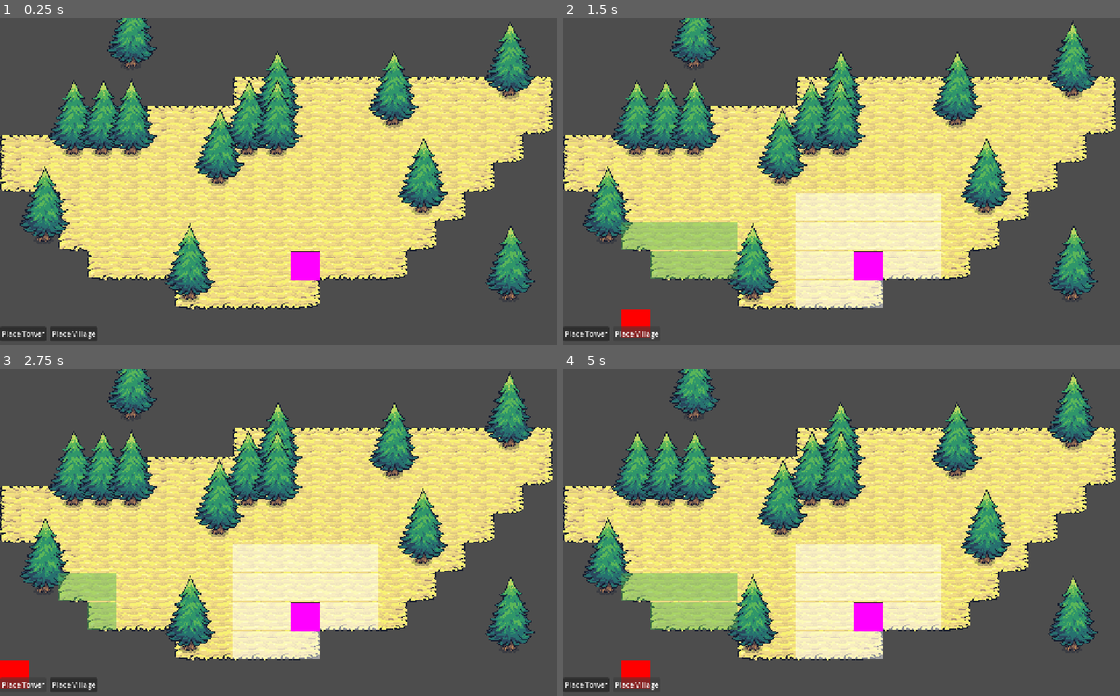
Above: before the commit, frames 1-4 (two rows, left to right).
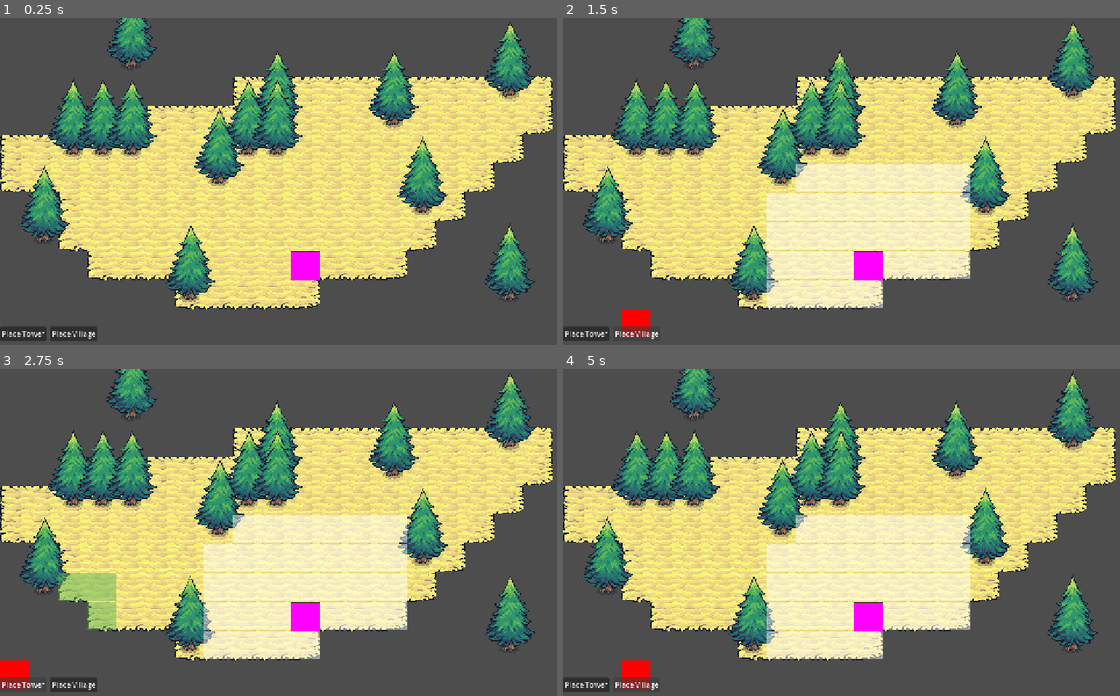
Above: after the commit, the same moments.

Repository: fkemeh18/grid-demo
Game: Godot game, scene res://Scenes/main.tscn
Two runs of this game, one before a commit and one after it. Both use one fixed random seed, a clock stepped at 60 frames per second and the inputs below.
Inputs:
- Up to frame 1 (0.25 s): no input
- Up to frame 2 (1.5 s): click "Place Tower" at 0.5 s; click "Place Village" at 1.25 s
- Up to frame 3 (2.75 s): click "Place Tower" at 2 s
- Up to frame 4 (5 s): click "Place Village" at 2.75 s; click "Place Tower" at 3.5 s; click "Place Village" at 4.25 s

The runs differ from the first frame. In frame 1, 3.0% of the frame differs, in the area x 3-97%, y 0-87%; in frame 2, 12%; in frame 3, 8.5%; in frame 4, 12%, in the area x 3-97%, y 0-89%.

Commit message:
Resource Update
Added custom resources for the buildings in order to make the game run smoother and to set up for the resource radius coming in the next update

Diff:
--- /dev/null
+++ b/Resources/Custom/Buildings/base_building.tres
@@ -0,0 +1,10 @@
+[gd_resource type="Resource" script_class="BuildingResource" format=3 uid="uid://b2jd8fo0dysq7"]
+
+[ext_resource type="PackedScene" uid="uid://fm74f8qhflqi" path="res://Scenes/Buildings/b-base.tscn" id="1_py6ng"]
+[ext_resource type="Script" uid="uid://dj3x22bpxcd2v" path="res://Scripts/ResourceScripts/Buildings/building_resource.gd" id="2_hm4v7"]
+
+[resource]
+script = ExtResource("2_hm4v7")
+buildable_radius = 3
+building_scene = ExtResource("1_py6ng")
+metadata/_custom_type_script = "uid://dj3x22bpxcd2v"
--- /dev/null
+++ b/Resources/Custom/Buildings/tower.tres
@@ -0,0 +1,10 @@
+[gd_resource type="Resource" script_class="BuildingResource" format=3 uid="uid://dy1cir41tjt3f"]
+
+[ext_resource type="PackedScene" uid="uid://buhxelu7r53sk" path="res://Scenes/Buildings/tower.tscn" id="1_tjdwm"]
+[ext_resource type="Script" uid="uid://dj3x22bpxcd2v" path="res://Scripts/ResourceScripts/Buildings/building_resource.gd" id="2_gayef"]
+
+[resource]
+script = ExtResource("2_gayef")
+buildable_radius = 3
+building_scene = ExtResource("1_tjdwm")
+metadata/_custom_type_script = "uid://dj3x22bpxcd2v"
--- /dev/null
+++ b/Resources/Custom/Buildings/village.tres
@@ -0,0 +1,10 @@
+[gd_resource type="Resource" script_class="BuildingResource" format=3 uid="uid://clq04tbn1cvrs"]
+
+[ext_resource type="PackedScene" uid="uid://dyuy6eeuqg57a" path="res://Scenes/Buildings/village.tscn" id="1_o6tr1"]
+[ext_resource type="Script" uid="uid://dj3x22bpxcd2v" path="res://Scripts/ResourceScripts/Buildings/building_resource.gd" id="1_xj1b2"]
+
+[resource]
+script = ExtResource("1_xj1b2")
+resource_radius = 3
+building_scene = ExtResource("1_o6tr1")
+metadata/_custom_type_script = "uid://dj3x22bpxcd2v"
--- a/Scenes/Buildings/b-base.tscn
+++ b/Scenes/Buildings/b-base.tscn
@@ -9,7 +9,7 @@
 y_sort_enabled = true
 
 [node name="BuildingComponent" parent="." unique_id=1013691913 instance=ExtResource("1_fumir")]
-build_radius = 2
+building_resource_path = "uid://b2jd8fo0dysq7"
 
 [node name="Sprite2D" type="Sprite2D" parent="." unique_id=1096469903]
 position = Vector2(32, 32)
--- a/Scenes/Buildings/tower.tscn
+++ b/Scenes/Buildings/tower.tscn
@@ -7,7 +7,7 @@
 y_sort_enabled = true
 
 [node name="BuildingComponent" parent="." unique_id=1013691913 instance=ExtResource("1_wnsun")]
-build_radius = 3
+building_resource_path = "uid://dy1cir41tjt3f"
 
 [node name="Sprite2D" type="Sprite2D" parent="." unique_id=774024146]
 position = Vector2(32, 32)
--- a/Scenes/Buildings/village.tscn
+++ b/Scenes/Buildings/village.tscn
@@ -7,6 +7,7 @@
 y_sort_enabled = true
 
 [node name="BuildingComponent" parent="." unique_id=1013691913 instance=ExtResource("1_qhwf0")]
+building_resource_path = "uid://clq04tbn1cvrs"
 
 [node name="Sprite2D" type="Sprite2D" parent="." unique_id=1782390496]
 position = Vector2(32, 32)
--- a/Scenes/main.tscn
+++ b/Scenes/main.tscn
@@ -1,13 +1,13 @@
 [gd_scene format=4 uid="uid://c6qn3ovk2nvmt"]
 
 [ext_resource type="Script" uid="uid://cr4op28xqfrab" path="res://Scripts/main.gd" id="1_8gbba"]
-[ext_resource type="PackedScene" uid="uid://buhxelu7r53sk" path="res://Scenes/Buildings/tower.tscn" id="2_hptm8"]
+[ext_resource type="Resource" uid="uid://dy1cir41tjt3f" path="res://Resources/Custom/Buildings/tower.tres" id="2_hptm8"]
 [ext_resource type="Texture2D" uid="uid://daqsd41ipt77n" path="res://Assets/Tiles/red cube.png" id="2_jjvhh"]
-[ext_resource type="TileSet" uid="uid://cv4rfmwn0q5k7" path="res://Resources/terrain_tileset.tres" id="3_6bp64"]
-[ext_resource type="PackedScene" uid="uid://dyuy6eeuqg57a" path="res://Scenes/Buildings/village.tscn" id="3_d1ilt"]
+[ext_resource type="TileSet" uid="uid://cv4rfmwn0q5k7" path="res://Resources/Tiles/terrain_tileset.tres" id="3_6bp64"]
+[ext_resource type="Resource" uid="uid://clq04tbn1cvrs" path="res://Resources/Custom/Buildings/village.tres" id="3_d1ilt"]
 [ext_resource type="Script" uid="uid://c363mum1vdtvy" path="res://Scripts/TileMapLayers/base_tile_map_layer.gd" id="3_kry3j"]
 [ext_resource type="Script" uid="uid://dvskfcvyxqcil" path="res://Scripts/TileMapLayers/highlight_tile_map_l.gd" id="4_21xkr"]
-[ext_resource type="TileSet" uid="uid://cl0lir1ju5mss" path="res://Resources/highlight_tileset.tres" id="5_kry3j"]
+[ext_resource type="TileSet" uid="uid://cl0lir1ju5mss" path="res://Resources/Tiles/highlight_tileset.tres" id="5_kry3j"]
 [ext_resource type="PackedScene" uid="uid://dy2cptdx8fjs0" path="res://Scenes/Mgmt/grid_manager.tscn" id="8_ynf5e"]
 [ext_resource type="PackedScene" uid="uid://bcuopf3tu5kdd" path="res://Scenes/Mgmt/button_manager.tscn" id="9_hptm8"]
 [ext_resource type="PackedScene" uid="uid://fm74f8qhflqi" path="res://Scenes/Buildings/b-base.tscn" id="10_hptm8"]
@@ -23,8 +23,8 @@
 
 [node name="Main" type="Node" unique_id=753930638 node_paths=PackedStringArray("_grid_manager", "_button_manager", "_y_sort_root")]
 script = ExtResource("1_8gbba")
-_tower_scene = ExtResource("2_hptm8")
-_village_scene = ExtResource("3_d1ilt")
+_tower_resource = ExtResource("2_hptm8")
+_village_resource = ExtResource("3_d1ilt")
 _grid_manager = NodePath("Management/GridManager")
 _button_manager = NodePath("Management/ButtonManager")
 _y_sort_root = NodePath("YSortRoot")
--- a/Scripts/Components/building_component.gd
+++ b/Scripts/Components/building_component.gd
@@ -1,12 +1,17 @@
 class_name BuildingComponent
 extends Node2D
 
+@export_custom(PROPERTY_HINT_FILE,
+				"*.tres") var building_resource_path: String
 @export_custom(PROPERTY_HINT_NONE,"",
-				PROPERTY_USAGE_DEFAULT) var build_radius: int
+				PROPERTY_USAGE_CHECKED) var building_resource: BuildingResource
 
 var bc_name: StringName
 
 func _ready():
+	if building_resource_path != null:
+		building_resource = load(building_resource_path) as BuildingResource
+
 	bc_name = self.name
 	add_to_group(bc_name)
 	var emit := func(): GameEvents.emit_on_building_placed(self)
--- a/Scripts/Management/button_manager.gd
+++ b/Scripts/Management/button_manager.gd
@@ -13,6 +13,7 @@
 		"tower" when not _place_tower_button_active:
 			_resolve_button_pressed(gm, button_type)
 			_place_tower_button_active = true
+			print(_place_tower_button_active)
 		"village" when not _place_village_button_active:
 			_resolve_button_pressed(gm, button_type)
 			_place_village_button_active = true
@@ -36,3 +37,9 @@
 
 	gm._main_tml_._toggle_visibility_on(gm._temp_grid_pos)
 	gm._update_highlight_tiles()
+
+func _active_button_checker() -> bool:
+	match _current_building_type:
+		"tower": return _place_tower_button_active
+		"village": return _place_village_button_active
+		_: return false
--- /dev/null
+++ b/Scripts/ResourceScripts/Buildings/building_resource.gd
@@ -0,0 +1,9 @@
+class_name BuildingResource
+extends Resource
+
+@export_custom(PROPERTY_HINT_NONE,"",
+				PROPERTY_USAGE_DEFAULT) var buildable_radius: int
+@export_custom(PROPERTY_HINT_NONE,"",
+				PROPERTY_USAGE_DEFAULT) var resource_radius: int
+@export_custom(PROPERTY_HINT_NONE,"",
+				PROPERTY_USAGE_DEFAULT) var building_scene: PackedScene
--- a/Scripts/TileMapLayers/highlight_tile_map_l.gd
+++ b/Scripts/TileMapLayers/highlight_tile_map_l.gd
@@ -27,7 +27,7 @@
 func _update_valid_buildable_tiles(comp: BuildingComponent,
 									gm: GridManager) -> void:
 	var grid_tile_pos = comp._get_grid_pos(gm._main_tml_)
-	var radius = comp.build_radius
+	var radius = comp.building_resource.buildable_radius
 	var valid_tiles = _get_valid_tiles_in_radius(grid_tile_pos, radius, gm)
 	var occupied_tiles = _get_occupied_tiles(comp, gm)
 
--- a/Scripts/main.gd
+++ b/Scripts/main.gd
@@ -1,11 +1,13 @@
 class_name Game
 extends Node
 
-@export var _tower_scene: PackedScene
-@export var _village_scene: PackedScene
+@export var _tower_resource: BuildingResource
+@export var _village_resource: BuildingResource
 @export var _grid_manager: GridManager
 @export var _button_manager: ButtonManager
 @export var _y_sort_root: Node2D
+
+var _building_resource: BuildingResource
 
 #deals with setting up pressed signal
 func _ready():
@@ -24,11 +26,13 @@
 
 # passes updated mouse_pos to tile map class for tile
 func _process(delta):
-	if (_button_manager._place_tower_button_active
-			&& (_grid_manager._temp_grid_pos != null ||
-			_grid_manager._temp_grid_pos !=
+	if (_building_resource != null
+			&& _button_manager._active_button_checker()
+			&& (_grid_manager._temp_grid_pos != null
+			|| _grid_manager._temp_grid_pos !=
 			_grid_manager._get_mouse_grid_pos_without_update())):
-		_grid_manager._update_expanded_tiles(_grid_manager._temp_grid_pos, 3)
+		_grid_manager._update_expanded_tiles(_grid_manager._temp_grid_pos,
+			_building_resource.buildable_radius)
 
 #deals with the placement of sprite "building"
 func _place_building() -> void:
@@ -36,15 +40,8 @@
 
 	if _grid_manager._temp_grid_pos == null: return
 
-	match _button_manager._current_building_type:
-		"tower":
-			building = _tower_scene.instantiate() as Node2D
-			_button_manager._building_placed("tower")
-		"village":
-			building = _village_scene.instantiate() as Node2D
-			_button_manager._building_placed("village")
-		_:
-			_button_manager._building_placed("")
+	building = _building_resource.building_scene.instantiate() as Node2D
+	_button_manager._building_placed(_button_manager._current_building_type)
 
 	_y_sort_root.add_child(building)
 	building.global_position = _grid_manager._temp_grid_pos * 64
@@ -56,3 +53,9 @@
 #resolves pressed signal functionality
 func _button_pressed(button: String):
 	_button_manager._button_pressed(_grid_manager, button)
+
+	match button:
+		"tower":
+			_building_resource = _tower_resource
+		"village":
+			_building_resource = _village_resource
Renamed: Resources/highlight_tileset.tres -> Resources/Tiles/highlight_tileset.tres
Renamed: Resources/terrain_tileset.tres -> Resources/Tiles/terrain_tileset.tres
Not shown, added: Scripts/ResourceScripts/Buildings/building_resource.gd.uid
